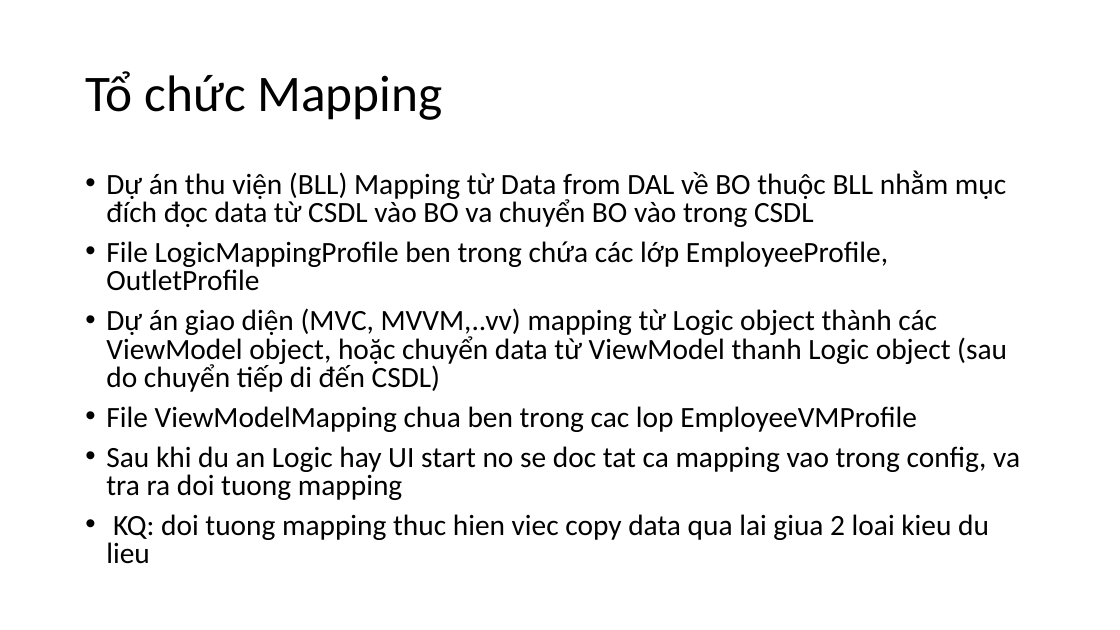
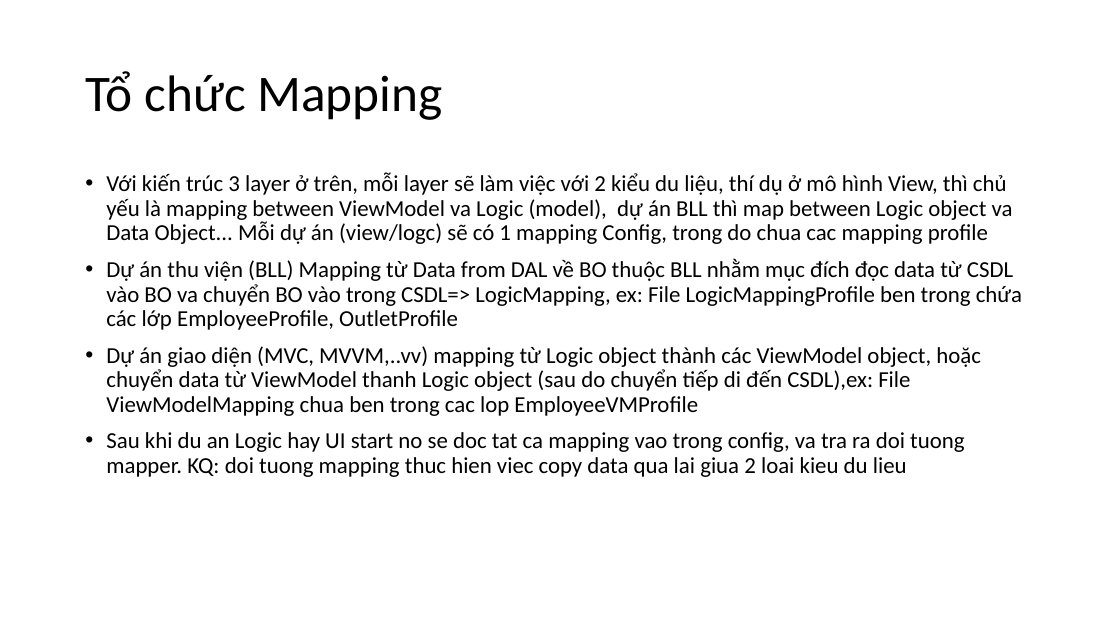
Before and after one commit to lamhongbac/LoggingDemo, a slide deck: slide 7 of WpfStudy/Documents/AutoMapper Tutorial.pptx (slide 6 before the commit). Drawn at 1120x630 pixels with LibreOffice and Linux fonts; fonts in the diff are those of the drawing. Boxes give left, top, right and bottom in pixels: in the first picture for what was removed or moved away, otherwise in the second. Text is boxed around its words. In the diff, an @@ line names an element or a change of style, - is before the commit and + after.

Commit message:
update auto mapper study, profile and DI

```diff
--- a/WpfStudy/Documents/AutoMapper Tutorial.pptx
+++ b/WpfStudy/Documents/AutoMapper Tutorial.pptx
@@ text at [106,172,1022,477]: text changed; size 25.2 to 19.6 pt @@
-• Dự án thu viện (BLL) Mapping từ Data from DAL về BO thuộc BLL nhằm mục đích đọc data từ CSDL vào BO va chuyển BO vào trong CSDL
-• File LogicMappingProfile ben trong chứa các lớp EmployeeProfile, OutletProfile
-• Dự án giao diện (MVC, MVVM,..vv) mapping từ Logic object thành các ViewModel object, hoặc chuyển data từ ViewModel thanh Logic object (sau do chuyển tiếp di đến CSDL)
-• File ViewModelMapping chua ben trong cac lop EmployeeVMProfile
-• Sau khi du an Logic hay UI start no se doc tat ca mapping vao trong config, va tra ra doi tuong mapping
-• KQ: doi tuong mapping thuc hien viec copy data qua lai giua 2 loai kieu du lieu
+• Với kiến trúc 3 layer ở trên, mỗi layer sẽ làm việc với 2 kiểu du liệu, thí dụ ở mô hình View, thì chủ yếu là mapping between ViewModel va Logic (model), dự án BLL thì map between Logic object va Data Object... Mỗi dự án (view/logc) sẽ có 1 mapping Config, trong do chua cac mapping profile
+• Dự án thu viện (BLL) Mapping từ Data from DAL về BO thuộc BLL nhằm mục đích đọc data từ CSDL vào BO va chuyển BO vào trong CSDL=> LogicMapping, ex: File LogicMappingProfile ben trong chứa các lớp EmployeeProfile, OutletProfile
+• Dự án giao diện (MVC, MVVM,..vv) mapping từ Logic object thành các ViewModel object, hoặc chuyển data từ ViewModel thanh Logic object (sau do chuyển tiếp di đến CSDL),ex: File ViewModelMapping chua ben trong cac lop EmployeeVMProfile
+• Sau khi du an Logic hay UI start no se doc tat ca mapping vao trong config, va tra ra doi tuong mapper. KQ: doi tuong mapping thuc hien viec copy data qua lai giua 2 loai kieu du lieu
```
Also in this commit, not shown: 3 other slides changed, 2 slides added, 7 other files.
